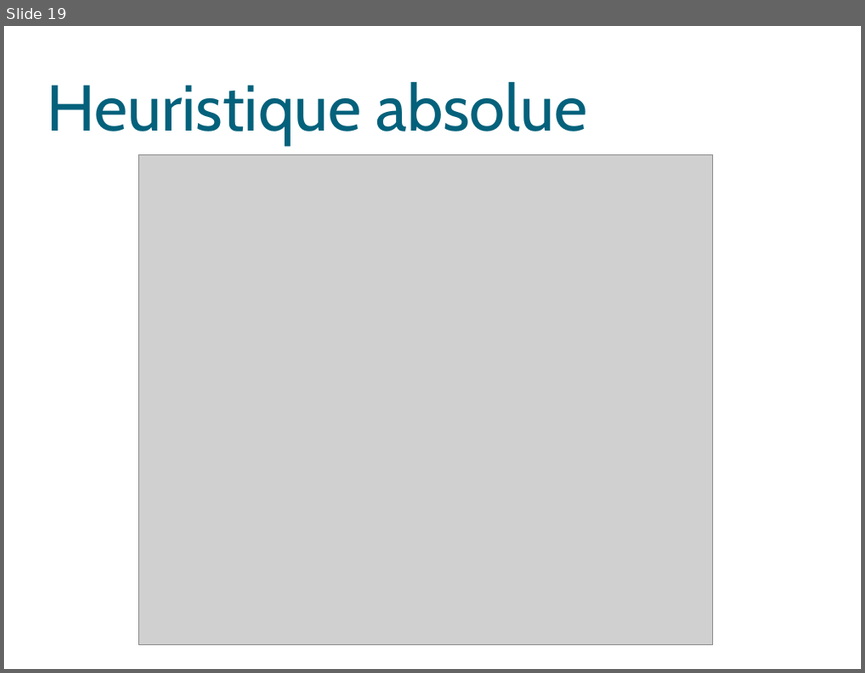
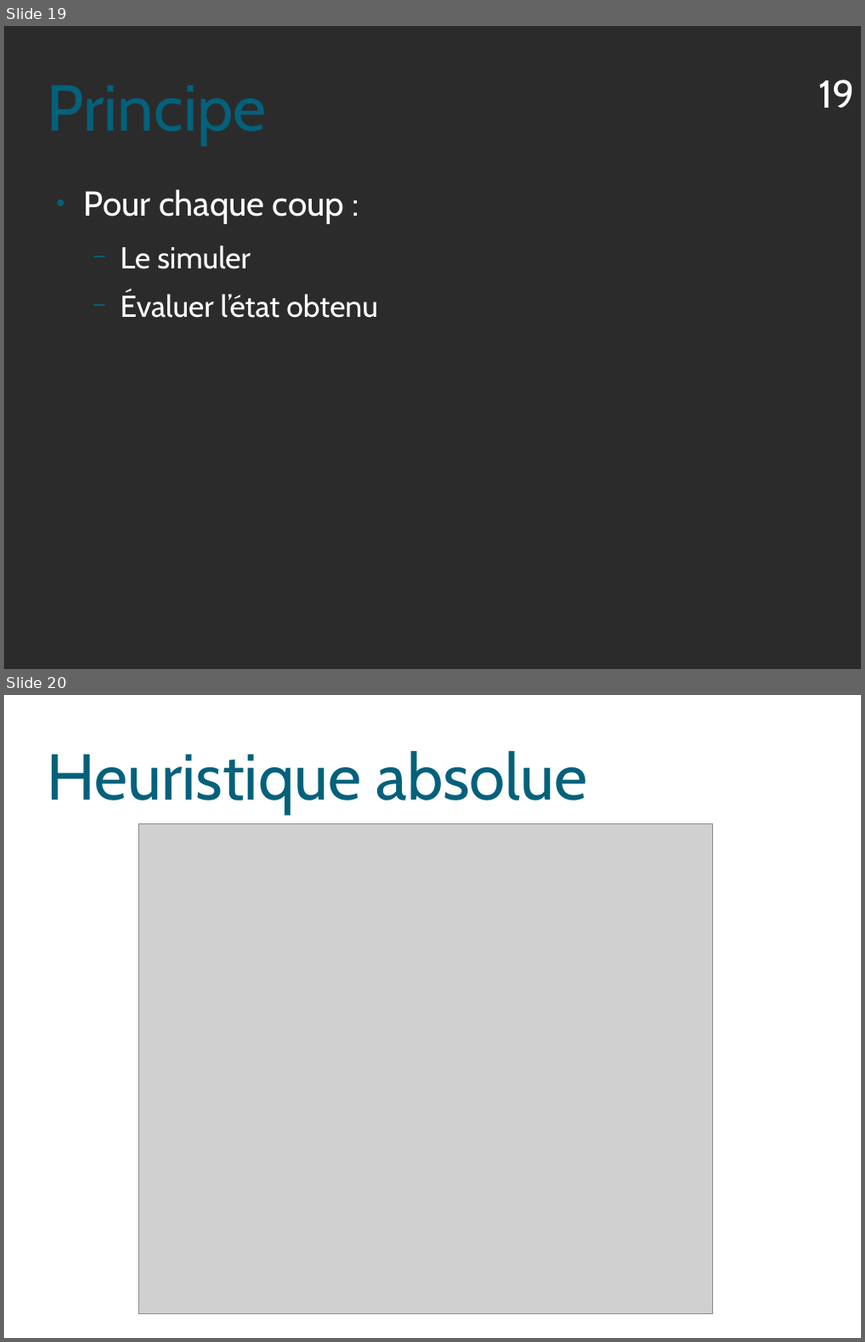
Before and after one commit to Triw-12/hanamikoji_solve, a slide deck: diaporama/Règles.odp. Shown one above the other, each under a label of ours: slide 19 before the commit, slides 19 and 20 after it. The pictures are 865x673 and 865x1342 pixels, drawn with LibreOffice and Linux fonts; fonts in the diff are those of the drawing; grey boxes stand for pictures; background and template pictures are left out; a plain dark background stands for a picture behind light text. Boxes give left, top, right and bottom in pixels: in the first picture for what was removed or moved away, otherwise in the second. Text is boxed around its words. In the diff, an @@ line names an element or a change of style, - is before the commit and + after.

```diff
--- a/diaporama/Règles.odp
+++ b/diaporama/Règles.odp
@@ slide 19 added at box(4, 26, 861, 669), background picture (left out) @@
@@ title added at box(46, 52, 818, 159), 60 pt, text #04617B @@
+Principe
@@ page number added at box(818, 80, 854, 108), 36 pt, text #FFFFFF @@
+19
@@ text added at box(83, 189, 378, 318), 28 pt, text #FFFFFF @@
+● Pour chaque coup :
+  − Le simuler
+  − Évaluer l’état obtenu
@@ what was slide 19 is now slide 20 @@
```
Also in this commit, not shown: 17 slides changed, 2 other slides added, 2 slides removed, 2 other files.
